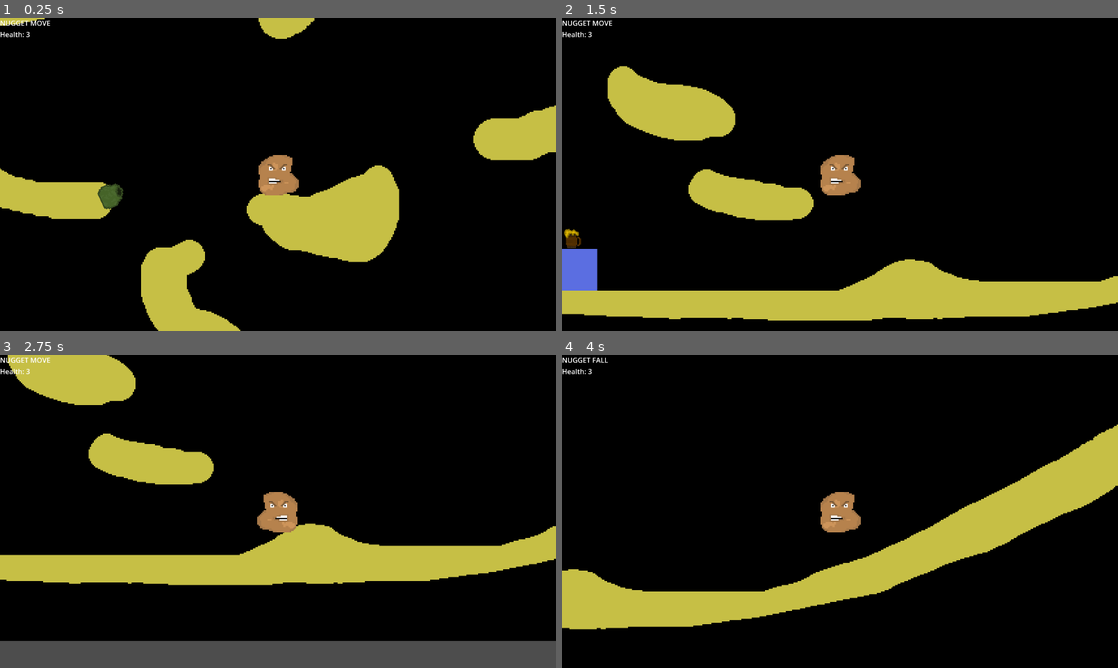
Above: before the commit, frames 1-4 (two rows, left to right).
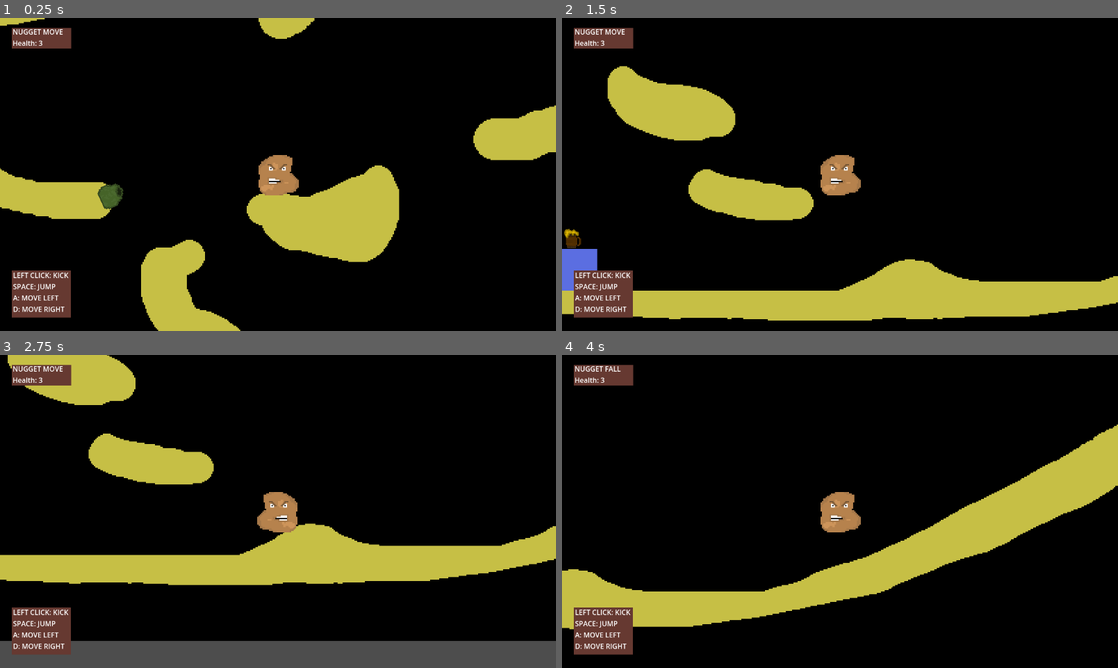
Above: after the commit, the same moments.

Repository: d0ctajones/gmtk-nugget
Game: Godot game, scene res://main.tscn
Same seed, same stepped clock (60 frames per second), same inputs: the game is played once before the commit and once after it.
Inputs (mouse positions are in pixels of both pictures, inside the frame that each line leads up to):
- Up to frame 1 (0.25 s): no input
- Up to frame 2 (1.5 s): tap Enter at 0.5 s; move the mouse to (962, 158) at 0.52 s; hold D (move_right) from 0.53 s (still down); click (962, 158) at 0.6 s; tap Space (jump) at 0.77 s; move the mouse to (728, 190) at 1.27 s; click (728, 190) at 1.35 s
- Up to frame 3 (2.75 s): tap Space (jump) at 1.52 s; move the mouse to (333, 442) at 2.02 s; release D (move_right) at 2.03 s; hold A (move_left) from 2.03 s (still down); click (333, 442) at 2.1 s
- Up to frame 4 (4 s): move the mouse to (812, 574) at 2.77 s; release A (move_left) at 2.78 s; hold D (move_right) from 2.78 s (still down); click (812, 574) at 2.85 s; tap Space (jump) at 3.02, 3.77 s; move the mouse to (1006, 558) at 3.52 s; click (1006, 558) at 3.6 s

The runs differ from the first frame. In frame 1, 2.4% of the frame differs, in the area x 0-13%, y 0-96%; in frame 2, 2.4%; in frame 3, 2.4%; in frame 4, 2.4%.

Commit message:
rudimentary hud elements

Diff:
--- a/main.tscn
+++ b/main.tscn
@@ -1,7 +1,8 @@
-[gd_scene load_steps=3 format=3 uid="uid://dq842q37jceio"]
+[gd_scene load_steps=4 format=3 uid="uid://dq842q37jceio"]
 
 [ext_resource type="Script" path="res://main.gd" id="1"]
 [ext_resource type="Script" path="res://HUD.gd" id="2_fvgu8"]
+[ext_resource type="Texture2D" uid="uid://blrkw70vrhd8g" path="res://hud/player_stats.png" id="3_kowtv"]
 
 [node name="main" type="Node"]
 script = ExtResource("1")
@@ -10,6 +11,32 @@
 script = ExtResource("2_fvgu8")
 
 [node name="PlayerStats" type="Label" parent="HUD"]
-offset_right = 139.0
-offset_bottom = 23.0
-text = "NUGGET"
+offset_left = 29.0
+offset_top = 20.0
+offset_right = 168.0
+offset_bottom = 72.0
+text = "NUGGET
+Health"
+
+[node name="Sprite2D" type="Sprite2D" parent="HUD/PlayerStats"]
+z_index = -1
+position = Vector2(66.75, 26.75)
+scale = Vector2(1.95, 1.1625)
+texture = ExtResource("3_kowtv")
+
+[node name="Controls" type="Label" parent="HUD"]
+offset_left = 30.0
+offset_top = 580.0
+offset_right = 158.0
+offset_bottom = 684.0
+text = "Left click: Kick
+Space: Jump
+A: Move Left
+D: Move Right"
+uppercase = true
+
+[node name="Sprite2D" type="Sprite2D" parent="HUD/Controls"]
+z_index = -1
+position = Vector2(65, 55.007)
+scale = Vector2(1.94286, 2.70035)
+texture = ExtResource("3_kowtv")
Binary file added: hud/player_stats.aseprite
Binary file added: hud/player_stats.png
Not shown, added: hud/player_stats.png.import
